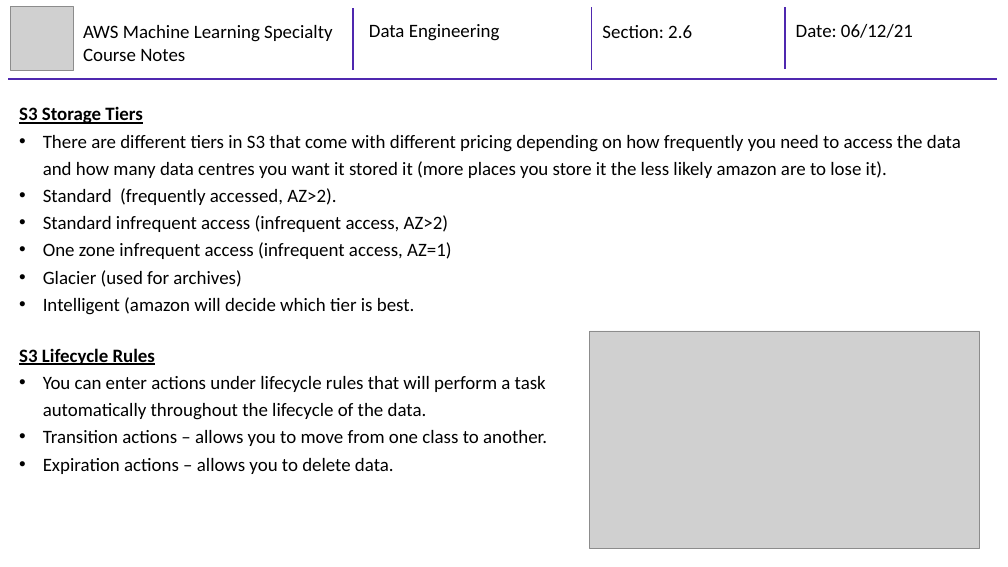
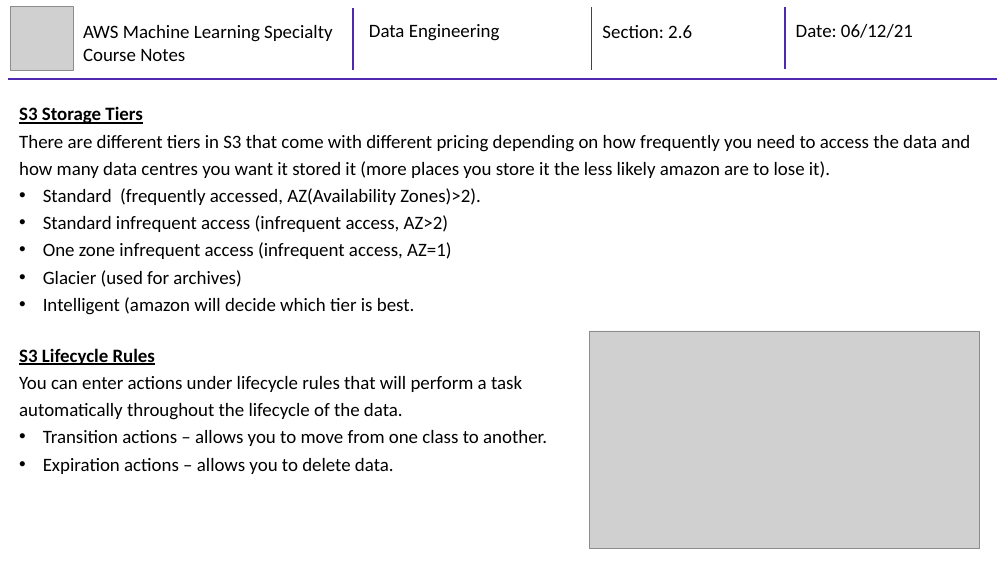
Before and after one commit to mhaythornthwaite/Testing_ML_Algorithms, a slide deck: slide 2 of AWS Machine Learning Specialty/Course Notes/2_MJH_Data_Engineering_Course_Notes.pptx. Drawn at 1008x567 pixels with LibreOffice and Linux fonts; fonts in the diff are those of the drawing; grey boxes stand for pictures. Boxes give left, top, right and bottom in pixels: in the first picture for what was removed or moved away, otherwise in the second. Text is boxed around its words. In the diff, an @@ line names an element or a change of style, - is before the commit and + after.

```diff
--- a/AWS Machine Learning Specialty/Course Notes/2_MJH_Data_Engineering_Course_Notes.pptx
+++ b/AWS Machine Learning Specialty/Course Notes/2_MJH_Data_Engineering_Course_Notes.pptx
@@ text at <box>19,135,970,178</box>: bullet • to none @@
@@ text at <box>43,188,480,205</box>: text changed @@
-• Standard (frequently accessed, AZ>2).
+• Standard (frequently accessed, AZ(Availability Zones)>2).
@@ text at <box>19,376,522,420</box>: bullet • to none @@
```
Also in this commit, not shown: 1 other slide changed, 3 slides added.
